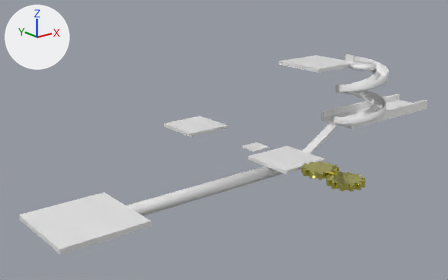
Before and after pictures for a commit that changed the Blender file assets/blends/level2.blend.
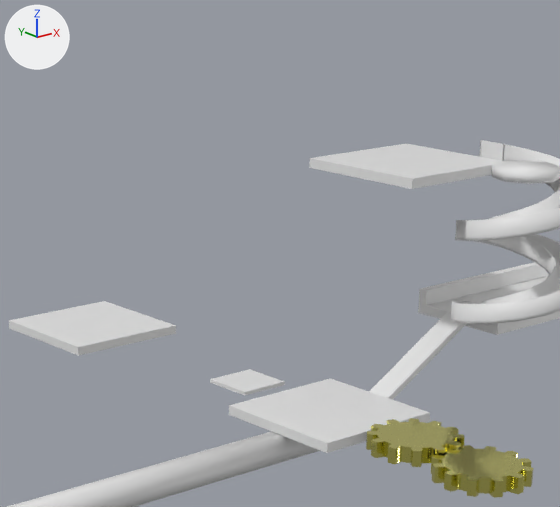
Each version is shown whole from a 50 mm lens placed at (-67.8, -68.4, 32.9), pointed at (-7.5, 7.0, 2.7), then close up on the part from 36% to 84% of the width and 0% to 70% of the height. Every picture has the same lights, and +X, +Y and +Z are marked at upper left. Objects named as collision shapes, trigger or cutter boxes, shadow casters or lower levels of detail are left out.

In view in the first close-up: 'Cube-ab', 'Cube-col', 'Cube-col.001', 'Cube-col.002', 'Cube-col.003', 'Cube-col.004', 'Cylinder-ab', 'Gear-ab', 'Gear2-ab', 'elevator-ab', 'spiral-col'.
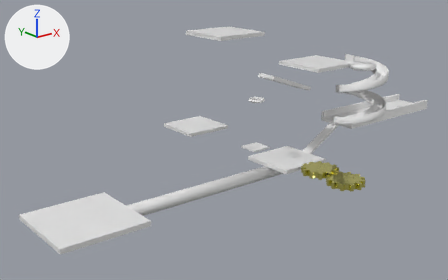
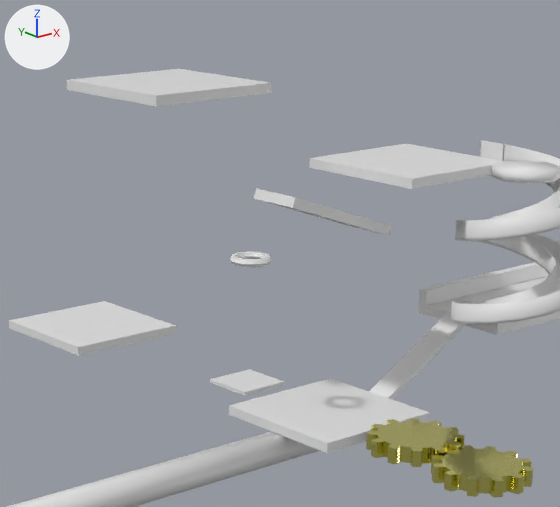
The change, as a diff of the scene's bpy script:
```diff
--- a/assets/blends/level2.blend.py
+++ b/assets/blends/level2.blend.py
@@ me_torus @@
+me_torus.from_pydata(...)  # 144 vertices, 144 faces; spans x -1.25..1.25, y -1.25..1.25, z -0.22..0.22
@@ ob_cube_col_006 @@
+ob_cube_col_006 = bpy.data.objects.new('Cube-col.006', me_cube_007.copy())  # the mesh of ob_cube_col_001
+ob_cube_col_006.location = (-5.81, 8.86, 19.64)
@@ ob_torus @@
+ob_torus = bpy.data.objects.new('Torus', me_torus)
+ob_torus.location = (-5.75, 1.14, 10.27)
@@ ob_cube_col_005 @@
+ob_cube_col_005 = bpy.data.objects.new('Cube-col.005', me_cube_007.copy())  # the mesh of ob_cube_col_001
+ob_cube_col_005.location = (0.12, 1.12, 12.32)
+ob_cube_col_005.rotation_euler = (0.0, 0.333, 0.0)  # degrees (0, 19, 0)
+ob_cube_col_005.scale = (0.981, 0.386, 1.0)
```

Location of each change, (x1, y1, x2, y2) in pixels of the close-ups (560 x 507 px):
'Cube-col.006', added
    after: (67, 69, 271, 106)
'Cube-col.005', added
    after: (254, 188, 391, 236)
'Torus', added
    after: (230, 251, 272, 267)
